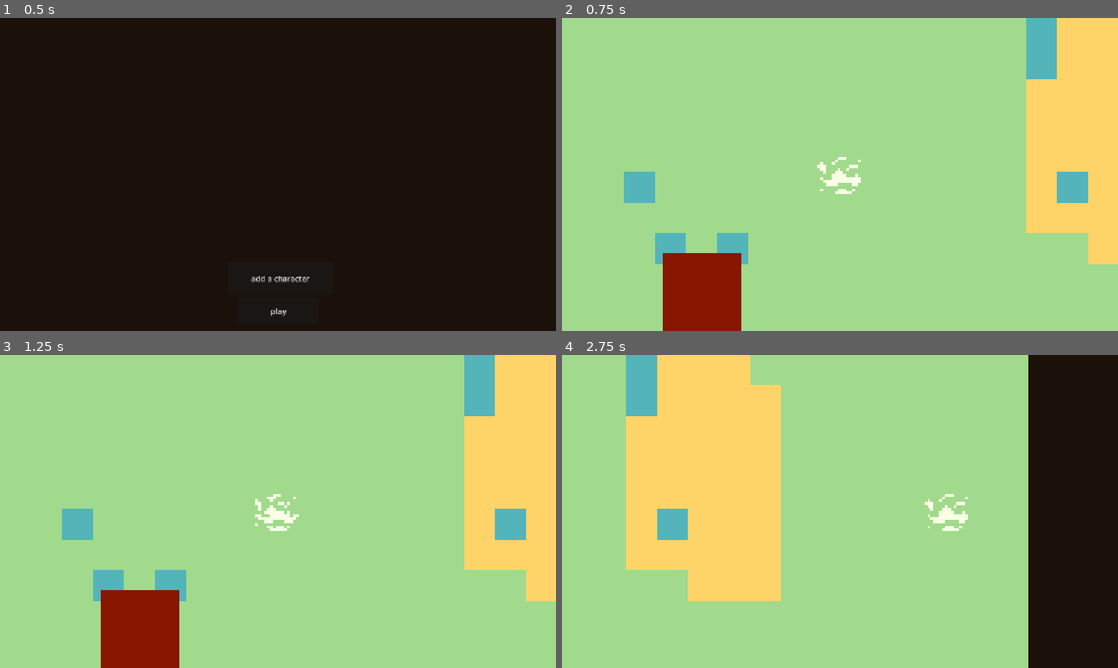
Above: before the commit, frames 1-4 (two rows, left to right).
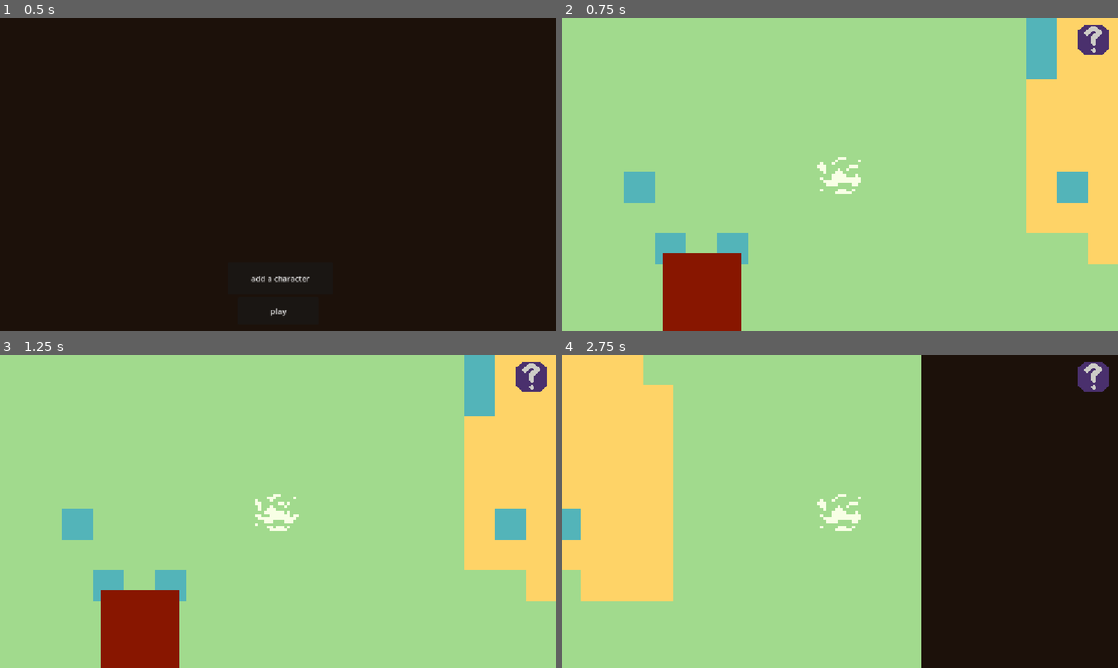
Above: after the commit, the same moments.

Repository: SafiaEzzahir/whisper
Game: Godot game, scene res://scenes/menu.tscn
The game is run twice, just before and just after one commit, with the same random seed, the same clock (stepped at 60 frames per second) and the same inputs.
Inputs (mouse positions are in pixels of both pictures, inside the frame that each line leads up to):
- Up to frame 1 (0.5 s): no input
- Up to frame 2 (0.75 s): click "play" at 0.5 s
- Up to frame 3 (1.25 s): no input
- Up to frame 4 (2.75 s): click (1095, 376) at 1.27 s; tap Enter at 2 s; hold D (right) from 2.03 s (still down); tap E (e) at 2.1 s

Frame 1 is identical in both runs. In frame 2, 0.5% of the frame differs, in the area x 92-99%, y 2-12%; in frame 3, 0.5%; in frame 4, 46%, in the area x 0-99%, y 0-100%.
Error in both runs: Invalid access of index '-1' on a base object of type: 'Array'. (res://scripts/game.gd:42)

Commit message:
Add hints

Diff:
--- /dev/null
+++ b/components/player/hint.tscn
@@ -0,0 +1,13 @@
+[gd_scene format=3 uid="uid://bbmi7jwji3wuu"]
+
+[ext_resource type="Texture2D" uid="uid://bblb528lrv7q3" path="res://art/hinttext.png" id="1_vp2ju"]
+
+[node name="hint" type="Node" unique_id=1552478059]
+
+[node name="hintrect" type="TextureRect" parent="." unique_id=682297764]
+offset_left = 572.0
+offset_top = 171.0
+offset_right = 1024.0
+offset_bottom = 541.0
+texture = ExtResource("1_vp2ju")
+stretch_mode = 5
--- a/components/player/player.tscn
+++ b/components/player/player.tscn
@@ -2,6 +2,7 @@
 
 [ext_resource type="Script" uid="uid://c7syvrrdhmpma" path="res://scripts/player.gd" id="1_kfe3d"]
 [ext_resource type="Texture2D" uid="uid://ch05ba3ch8es3" path="res://art/player.png" id="2_kfe3d"]
+[ext_resource type="Texture2D" uid="uid://dnf3t85uf5nwf" path="res://art/hint.png" id="3_ph1f6"]
 
 [sub_resource type="AtlasTexture" id="AtlasTexture_ph1f6"]
 atlas = ExtResource("2_kfe3d")
@@ -74,5 +75,15 @@
 limit_top = 0
 limit_right = 1605
 limit_bottom = 965
-position_smoothing_enabled = true
 position_smoothing_speed = 6.0
+
+[node name="hint" type="Button" parent="." unique_id=1201961175]
+texture_filter = 1
+offset_left = 1065.0
+offset_top = 12.0
+offset_right = 1136.0
+offset_bottom = 84.0
+icon = ExtResource("3_ph1f6")
+flat = true
+icon_alignment = 1
+expand_icon = true
--- a/scripts/player.gd
+++ b/scripts/player.gd
@@ -1,6 +1,12 @@
 extends CharacterBody2D
 
+const hintnode = preload("res://components/player/hint.tscn")
+
 var speed = 300
+var hint_created = false
+
+func _ready():
+	$hint.pressed.connect(hint_func)
 
 func _process(delta: float) -> void:
 	_move(delta)
@@ -12,3 +18,11 @@
 	velocity = position_change * speed
 	move_and_slide()
 	return position_change
+
+func hint_func():
+	if not hint_created:
+		hint_created = hintnode.instantiate()
+		$hint.add_child(hint_created)
+	else:
+		$hint.remove_child(hint_created)
+		hint_created = false
Binary file changed: art/banner.aseprite
Binary file added: art/hint.aseprite
Binary file added: art/hint.png
Not shown, added: art/hint.png.import
Binary file added: art/hinttext.aseprite
Binary file added: art/hinttext.png
Not shown, added: art/hinttext.png.import
